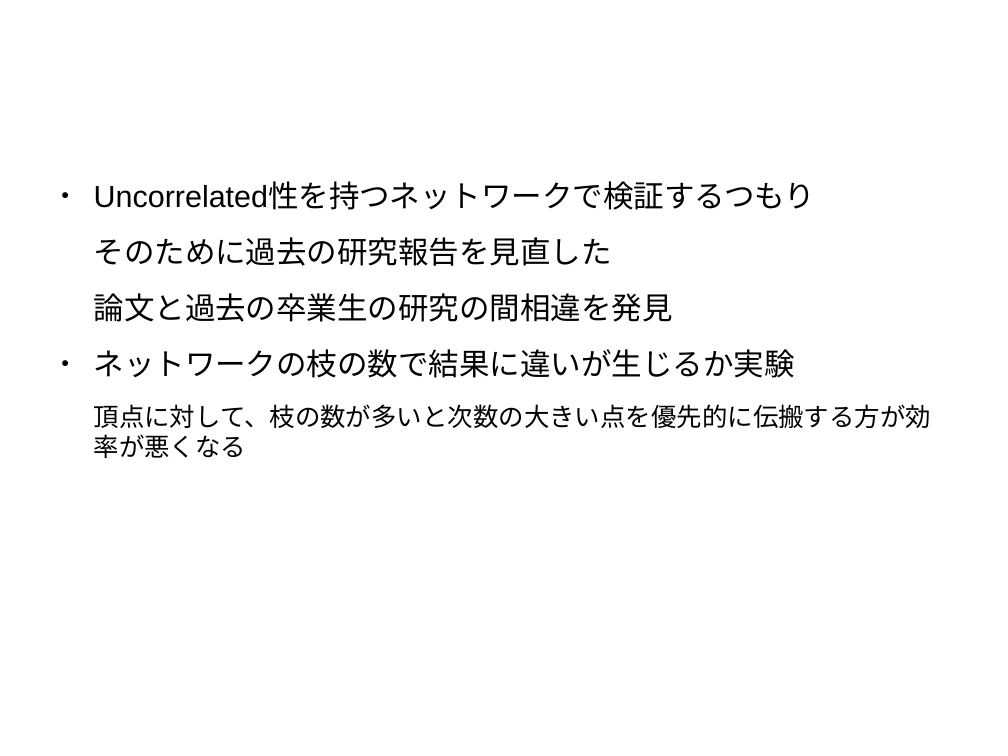
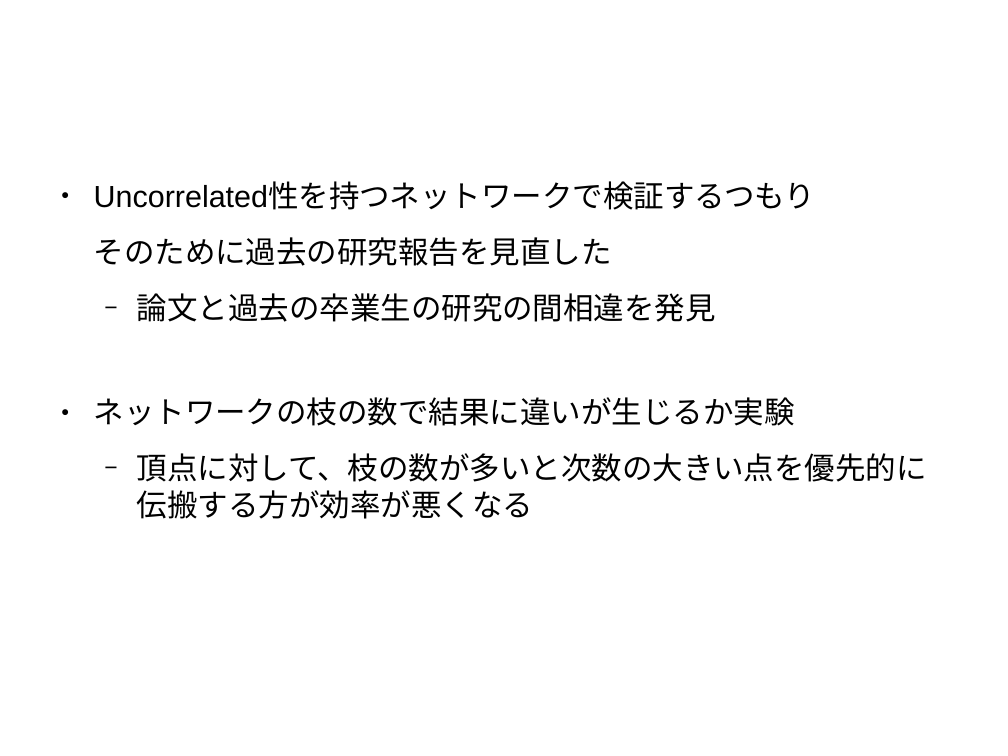
Before and after one commit to awesomest/NetWork_g-2015, a slide deck: slide 22 of 中間発表.odp. Drawn at 1008x756 pixels with LibreOffice and Linux fonts; fonts in the diff are those of the drawing; background and template pictures are left out. Boxes give left, top, right and bottom in pixels: in the first picture for what was removed or moved away, otherwise in the second. Text is boxed around its words. In the diff, an @@ line names an element or a change of style, - is before the commit and + after.

```diff
--- a/中間発表.odp
+++ b/中間発表.odp
@@ text at (x1=137, y1=293, x2=927, y2=519): size 20 to 24 pt in "頂点に対して、枝の数が多いと次数の大きい点を優先的に伝搬する方が効率が悪くなる"; bullet none to −; list level 1 to 2 in "論文と過去の卒業生の研究の間相違を発見"; list level 1 to 2 in "頂点に対して、枝の数が多いと次数の大きい点を優先的に伝搬する方が効率が悪くなる" @@
```
Also in this commit, not shown: 5 other slides changed, 4 slides added, 1 slide removed.
